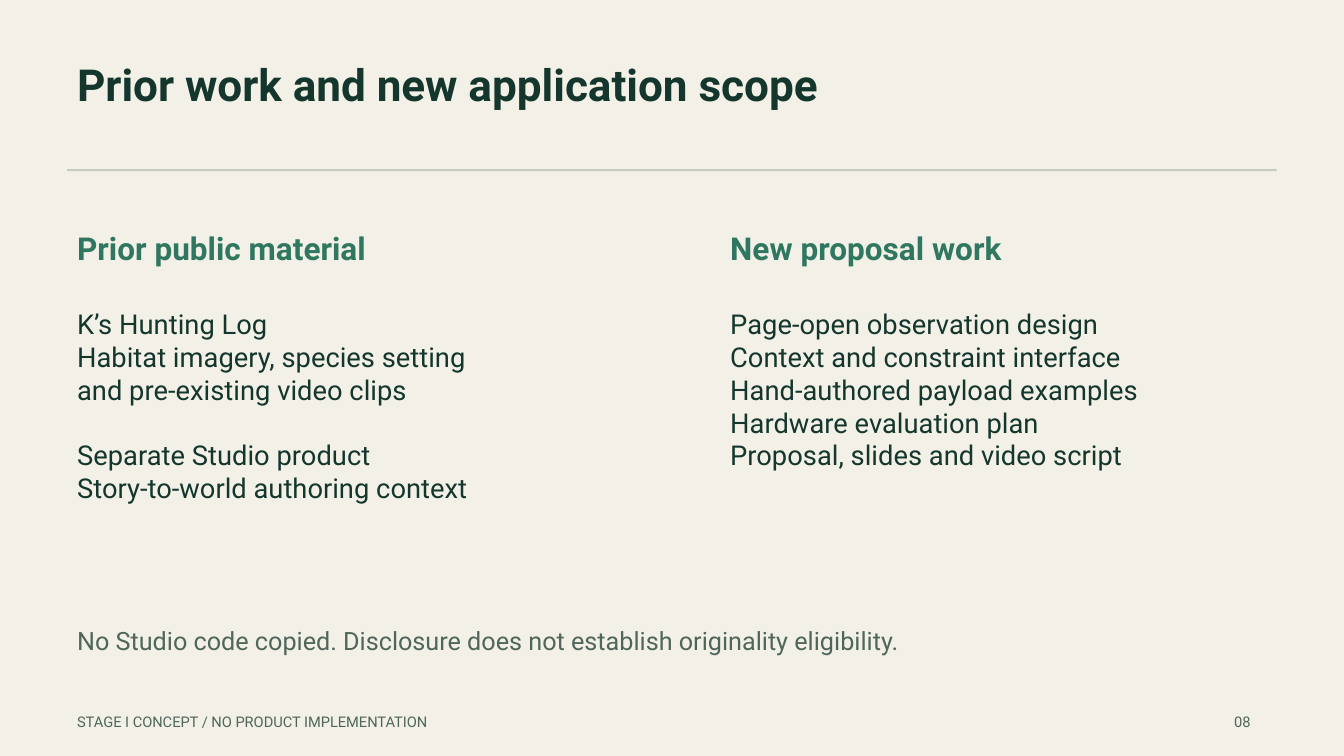
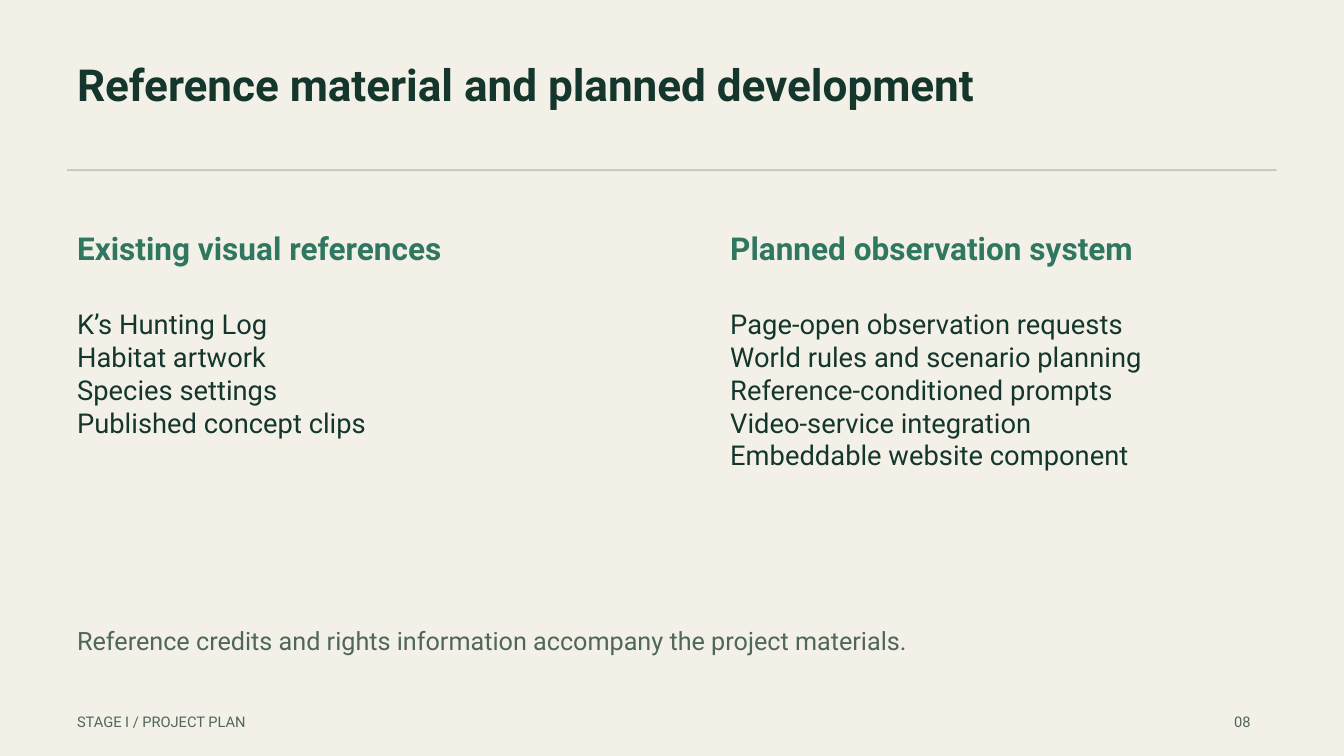
Before and after one commit to mkhsu2002/OnDemand-World-Observatory, a slide deck: slide 8 of deliverables/OnDemand-World-Observatory-Proposal.pptx. Drawn at 1344x756 pixels with LibreOffice and Linux fonts; fonts in the diff are those of the drawing. Boxes give left, top, right and bottom in pixels: in the first picture for what was removed or moved away, otherwise in the second. Text is boxed around its words. In the diff, an @@ line names an element or a change of style, - is before the commit and + after.

Commit message:
Align proposal materials with public website observation plan

```diff
--- a/deliverables/OnDemand-World-Observatory-Proposal.pptx
+++ b/deliverables/OnDemand-World-Observatory-Proposal.pptx
@@ text at [77,67,974,110]: text changed @@
-Prior work and new application scope
+Reference material and planned development
@@ text at [77,236,441,267]: text changed @@
-Prior public material
+Existing visual references
@@ text at [730,236,1132,267]: text changed @@
-New proposal work
+Planned observation system
@@ text at [730,313,1141,471]: text changed @@
-Page-open observation design
-Context and constraint interface
-Hand-authored payload examples
-Hardware evaluation plan
-Proposal, slides and video script
+Page-open observation requests
+World rules and scenario planning
+Reference-conditioned prompts
+Video-service integration
+Embeddable website component
@@ text at [77,346,366,439]: text changed @@
-Habitat imagery, species setting
-and pre-existing video clips
-Separate Studio product
-Story-to-world authoring context
+Habitat artwork
+Species settings
+Published concept clips
@@ text at [77,631,906,656]: text changed @@
-No Studio code copied. Disclosure does not establish originality eligibility.
+Reference credits and rights information accompany the project materials.
@@ text at [77,716,245,727]: text changed @@
-STAGE I CONCEPT / NO PRODUCT IMPLEMENTATION
+STAGE I / PROJECT PLAN
```
Also in this commit, not shown: 12 other slides changed, 1 slide added, 1 slide removed, 16 other files.
